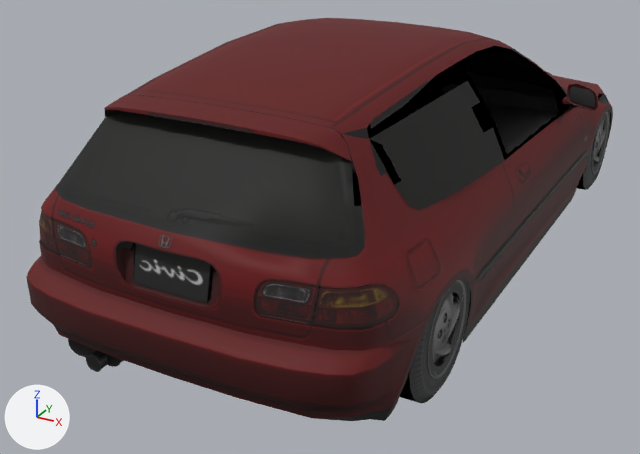
Two versions of the glTF model dealership/dealership/models/GT4_HOND0072.glb, one commit apart.
The view is the same before and after, from a 50 mm lens placed at (1.83, -4.1, 2.01), pointed at (-0.26, -0.29, 0.11). Lighting does not change. The marker at lower left points along +X, +Y and +Z. The first picture is the older version. Vertices at exactly the same position are counted once.

The older version as bpy lines, for what is in view:
```python
ob_body = bpy.data.objects.new('body', me_body)
ob_body.location = (0.0, 0.0, 0.0)
ob_tire_front_right = bpy.data.objects.new('tire_front_right', me_tire_front)
ob_tire_front_right.location = (-0.739, -1.285, 0.296)
ob_tire_front_right.scale = (-1.0, 1.0, 1.0)
ob_tire_rear_left = bpy.data.objects.new('tire_rear_left', me_tire_rear)
ob_tire_rear_left.location = (0.733, 1.285, 0.296)
ob_tire_rear_right = bpy.data.objects.new('tire_rear_right', me_tire_rear)
ob_tire_rear_right.location = (-0.733, 1.285, 0.296)
ob_tire_rear_right.scale = (-1.0, 1.0, 1.0)
ob_wheel_front_right = bpy.data.objects.new('wheel_front_right', me_wheel_front)
ob_wheel_front_right.location = (-0.739, -1.285, 0.296)
ob_wheel_front_right.scale = (-1.0, 1.0, 1.0)
ob_wheel_rear_right = bpy.data.objects.new('wheel_rear_right', me_wheel_rear)
ob_wheel_rear_right.location = (-0.733, 1.285, 0.296)
ob_wheel_rear_right.scale = (-1.0, 1.0, 1.0)
# also in view: 'tire_front_left' at (0.74, -1.28, 0.3); 'wheel_front_left' at (0.82, -1.28, 0.3)
```
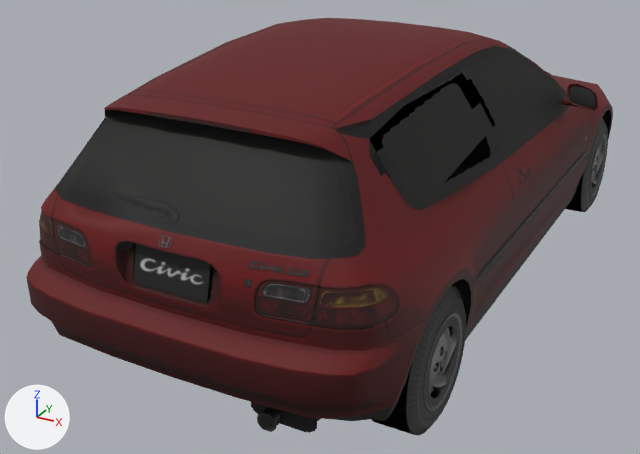
What differs and where, as boxes [x1, y1, x2, y2] in the pictures (640 x 454 px; the box of a moved part takes in the faces that stretch with it):
'body', reshaped: before [26, 18, 613, 421]; after [26, 18, 613, 433]
'tire_rear_right', moved, rescaled (not visible before): after [371, 286, 466, 436]
'wheel_rear_right', moved, rescaled (not visible before): after [424, 313, 462, 412]
'tire_front_right', moved, rescaled (not visible before): after [565, 118, 608, 212]
'wheel_front_right', moved, rescaled (not visible before): after [590, 135, 607, 197]
part 1 of me_body, moved or reshaped (not visible afterwards): before [434, 293, 457, 365]
part 2 of me_body, moved or reshaped: before [91, 351, 108, 368]; after [262, 408, 280, 426]
part 3 of me_body, moved or reshaped: before [68, 339, 124, 367]; after [251, 402, 321, 433]
part 4 of me_body, moved or reshaped (not visible afterwards): before [407, 239, 441, 291]
part 5 of me_body, moved or reshaped: before [61, 83, 559, 233]; after [112, 42, 567, 432]
part 6 of me_body, moved or reshaped (not visible before): after [585, 84, 611, 118]
part 7 of me_body, recoloured: [367, 76, 435, 139] in both

The change, as a diff of the scene's bpy script:
```diff
--- a/dealership/dealership/models/GT4_HOND0072.glb.py
+++ b/dealership/dealership/models/GT4_HOND0072.glb.py
@@ me_body @@
 # used by ob_body; location = (0.0, 0.0, 0.0)
-me_body.from_pydata(...)  # 2295 vertices, 3349 faces; spans x -0.96..0.96, y -1.98..2.09, z -0.03..1.19
+me_body.from_pydata(...)  # 2299 vertices, 3349 faces; spans x -0.96..0.96, y -1.98..2.09, z -0.03..1.19
+# me_body part 1: the loose piece of 48 vertices spanning x 0.81..0.82, y -1.43..-1.14, z 0.15..0.44 is moved by (-1.47, 0.0, -0.15)
+# me_body part 2: the loose piece of 8 vertices spanning x -0.43..-0.38, y -1.9..-1.84, z 0.08..0.13 is mirrored in x about the mesh origin
+# me_body part 3: the loose piece of 10 vertices spanning x -0.58..-0.3, y -1.84..-1.54, z 0.02..0.17 is mirrored in x about the mesh origin
+# me_body part 4: the loose piece of 9 vertices spanning x 0.76..0.84, y -1.57..-1.37, z 0.57..0.72 is mirrored in x about the mesh origin
+# me_body part 5: 34 vertices removed from x -0.84..0.84, y -1.85..0.97, z 0.39..1.14; 50 vertices added at x -0.84..0.84, y -1.9..0.97, z 0.07..1.14
+# me_body part 6: 1 vertex moved from x 0.44, y 1.88, z 0.5 to x 0.44, y 1.89, z 0.5; 1 vertex removed from x 0.37, y 1.96, z 0.44; 2 vertices added at x 0.64..0.84, y 1.55..1.87, z 0.4..0.43
+# me_body part 7: 4 faces spanning x -0.54..0.54, y -1.4..-0.76, z 1.04..1.13 switch from mat_body_set0_tex38_opaque (picture img_body_set0_tex38) to mat_body_set0_tex13_mask
+# other edits to the shape of me_body do not show in these pictures
 me_body.materials.append(mat_body_set0_tex0_mask)
@@ ob_wheel_front_right @@
 ob_wheel_front_right = bpy.data.objects.new('wheel_front_right', me_wheel_front)
-ob_wheel_front_right.location = (-0.739, -1.285, 0.296)
-ob_wheel_front_right.scale = (-1.0, 1.0, 1.0)
+ob_wheel_front_right.location = (0.739, 1.285, 0.148)
@@ ob_tire_front_right @@
 ob_tire_front_right = bpy.data.objects.new('tire_front_right', me_tire_front)
-ob_tire_front_right.location = (-0.739, -1.285, 0.296)
-ob_tire_front_right.scale = (-1.0, 1.0, 1.0)
+ob_tire_front_right.location = (0.739, 1.285, 0.148)
@@ ob_wheel_rear_right @@
 ob_wheel_rear_right = bpy.data.objects.new('wheel_rear_right', me_wheel_rear)
-ob_wheel_rear_right.location = (-0.733, 1.285, 0.296)
-ob_wheel_rear_right.scale = (-1.0, 1.0, 1.0)
+ob_wheel_rear_right.location = (0.733, -1.285, 0.148)
@@ ob_tire_rear_right @@
 ob_tire_rear_right = bpy.data.objects.new('tire_rear_right', me_tire_rear)
-ob_tire_rear_right.location = (-0.733, 1.285, 0.296)
-ob_tire_rear_right.scale = (-1.0, 1.0, 1.0)
+ob_tire_rear_right.location = (0.733, -1.285, 0.148)
```
